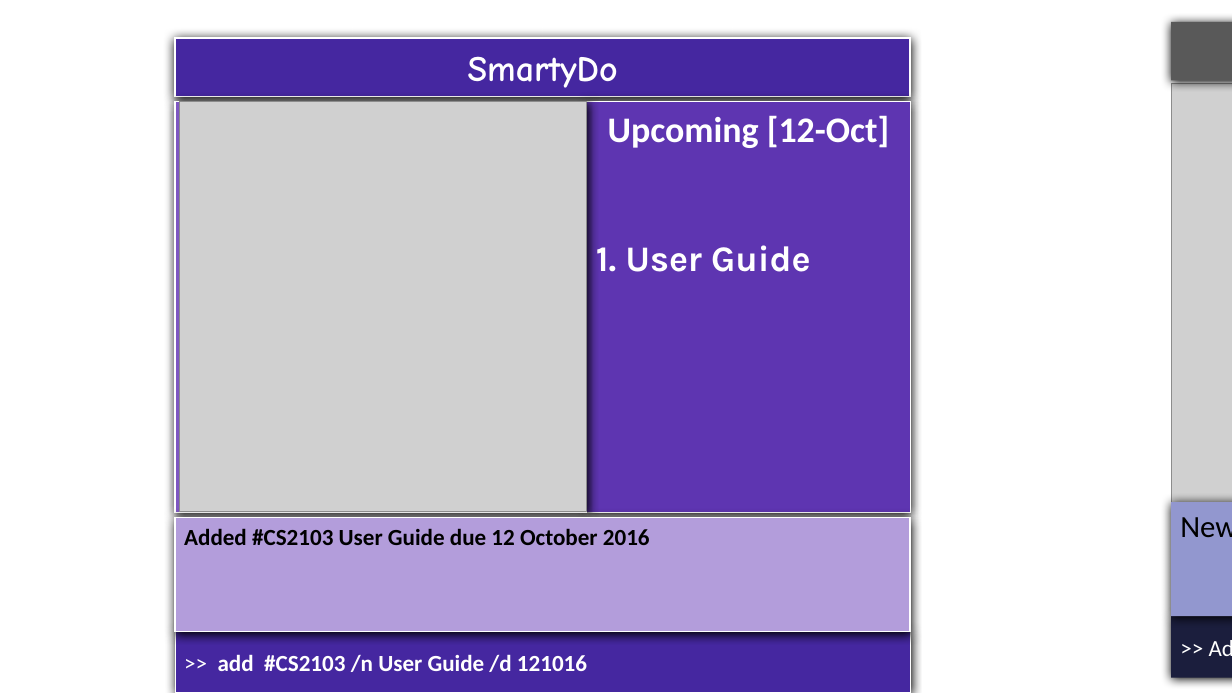
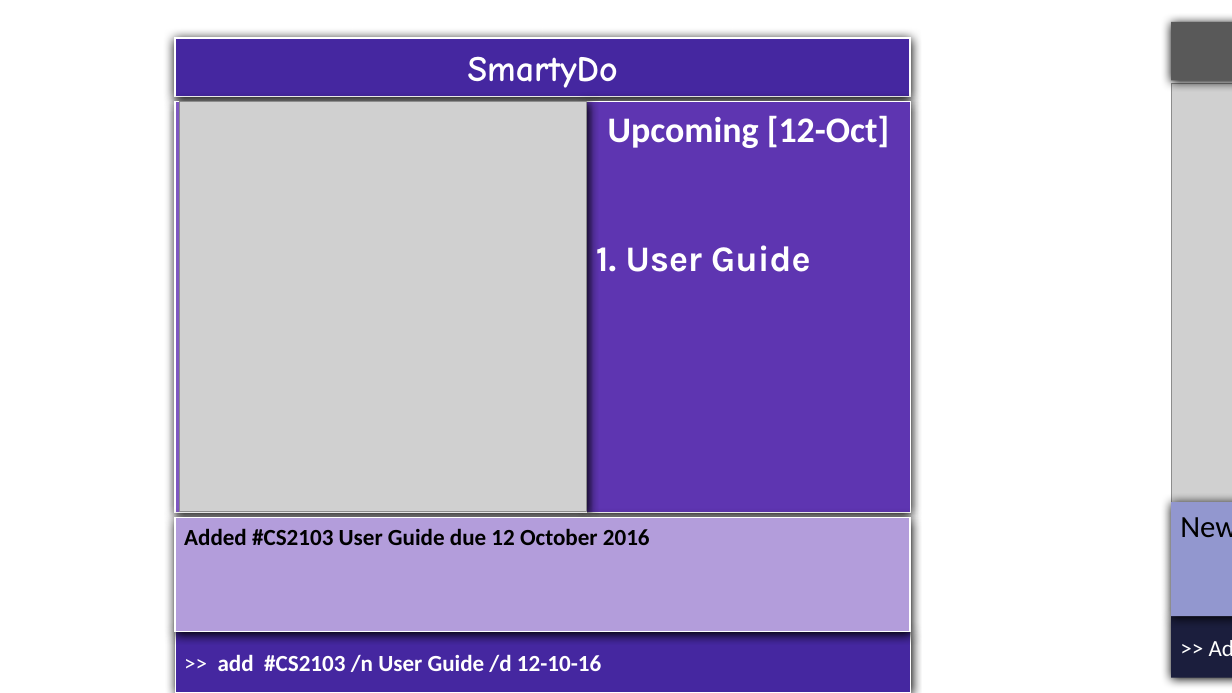
Before and after one commit to se-edu/addressbook-level4, a slide deck: slide 1 of docs/diagrams/UserGuide Drawings.pptx. Drawn at 1232x693 pixels with LibreOffice and Linux fonts; fonts in the diff are those of the drawing; grey boxes stand for pictures; background and template pictures are left out. Boxes give left, top, right and bottom in pixels: in the first picture for what was removed or moved away, otherwise in the second. Text is boxed around its words. In the diff, an @@ line names an element or a change of style, - is before the commit and + after.

Commit message:
Updated User guide and program accordingly. 1. Allowed flexible casing of Month restricted to 1st 3 characters of the month.
TODO: consider allowing 10-10-16

```diff
--- a/docs/diagrams/UserGuide Drawings.pptx
+++ b/docs/diagrams/UserGuide Drawings.pptx
@@ text in rectangle at <box>218,654,601,672</box>: text changed @@
->> add #CS2103 /n User Guide /d 121016
+>> add #CS2103 /n User Guide /d 12-10-16
```
Also in this commit, not shown: 1 other slide changed, 4 other files.
